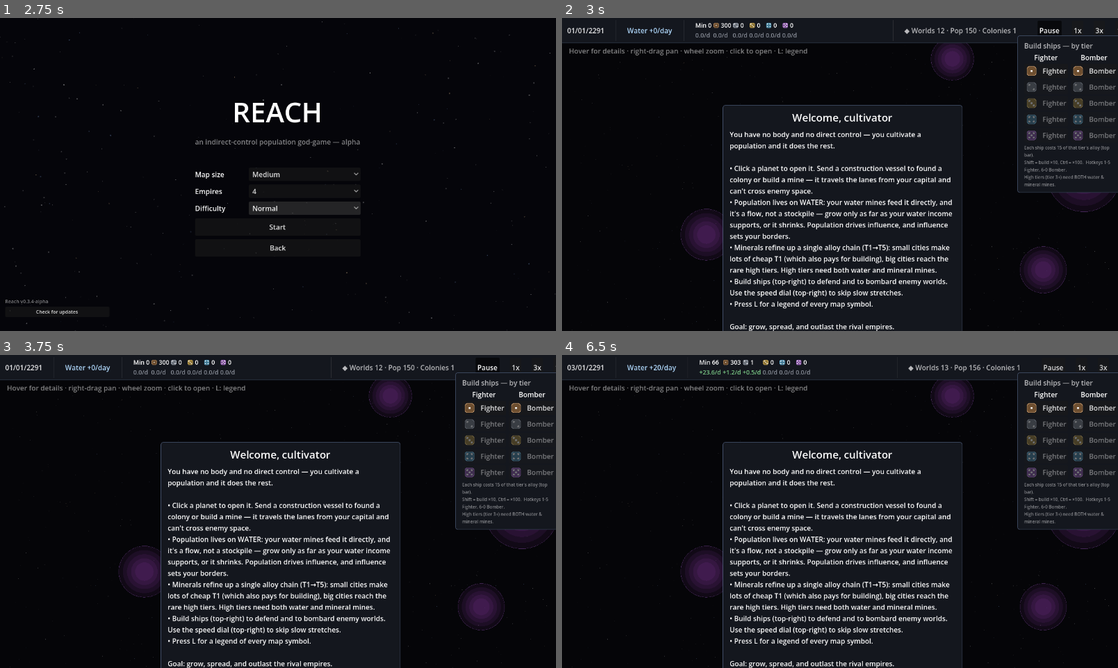
Above: before the commit, frames 1-4 (two rows, left to right).
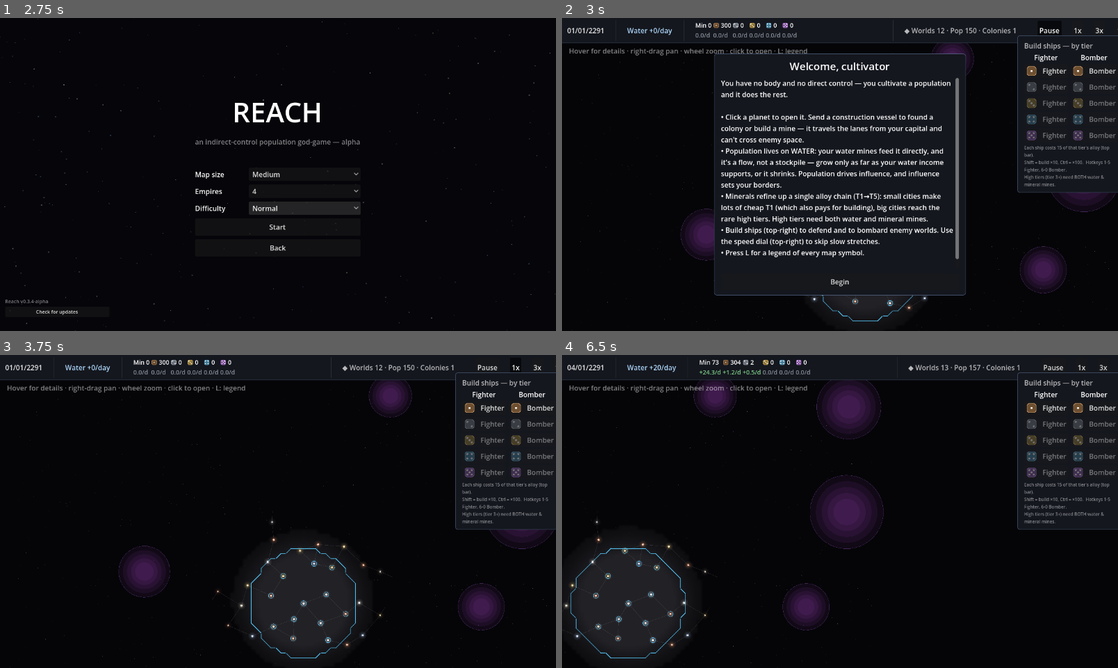
Above: after the commit, the same moments.

Repository: evyatarmitz/reach
Game: Godot game, scene res://menu/menu.tscn
Same seed, same stepped clock (60 frames per second), same inputs: the game is played once before the commit and once after it.
Inputs (mouse positions are in pixels of both pictures, inside the frame that each line leads up to):
- Up to frame 1 (2.75 s): click "New Game" at 0.5 s; click "Normal" at 1.25 s; click "Normal" at 2 s
- Up to frame 2 (3 s): click "Start" at 2.75 s
- Up to frame 3 (3.75 s): click (278, 617) at 3.5 s, where only the run after the commit has a clickable "Begin"
- Up to frame 4 (6.5 s): click "1x" at 4.25 s; click "3x" at 5 s; tap Enter at 5.75 s; move the mouse to (962, 495) at 5.77 s; hold Right from 5.78 s (still down); hold Ctrl from 5.78 s (still down); click (962, 495) at 5.92 s; tap Space at 6.02 s

Frame 1 is identical in both runs. In frame 2, 11% of the frame differs, in the area x 27-73%, y 11-100%; in frame 3, 6.3%; in frame 4, 16%, in the area x 0-100%, y 1-100%.

Commit message:
Widen --autoshot review harness; fix intro Begin button off-screen at 720p
Taught the --autoshot review harness three new poses so the review loop can cover
the situations it couldn't before: a live fleet battle (spawns an enemy fleet in the
home system and ticks once so _resolve_combat pins both sides and flags combat_at/
combat_kind — the Fleet panel then renders the full who-vs-who battle readout and the
map draws the clash marker), a content-heavy own-city panel, and the one-time intro
overlay. Saved as autoshot_battle.png / autoshot_colony.png / autoshot_intro.png.

The intro pose immediately surfaced a real blocker: at 1280x720 the welcome copy
(~510px) overflowed its fixed 320px card and pushed the "Begin" button — the only way
to dismiss the intro and start the game — off the bottom of the screen, with no scroll
to reach it. Fix: the intro body now lives in a height-capped ScrollContainer (540x440)
while the title and Begin button stay outside it, and the card is content-sized with
grow_*=BOTH, so Begin is always on-screen at any window size and the body scrolls.

Review triage logged in REVIEW_LOG.md (cycle 6): battle + colony green, intro red fixed,
one orange (O7: the always-open shipyard panel squeezes the selection panel's lane).
Also started IDEAS.md — design ideas gathered from seeing the game rendered.

Diff:
--- a/desktop/game/main.gd
+++ b/desktop/game/main.gd
@@ -1792,15 +1792,17 @@
 func _build_intro(layer: CanvasLayer) -> void:
 	intro_overlay = PanelContainer.new()
 	UiStyle.make_opaque(intro_overlay)
+	# Centered card, sized to its content. The body sits in a height-capped ScrollContainer
+	# (below) so the whole card can never grow past the viewport — otherwise, at 1280x720
+	# the welcome copy overflowed and pushed the "Begin" button off the bottom of the
+	# screen, leaving a new player unable to dismiss the intro and start the game.
 	intro_overlay.set_anchors_preset(Control.PRESET_CENTER)
 	intro_overlay.anchor_left = 0.5
 	intro_overlay.anchor_right = 0.5
 	intro_overlay.anchor_top = 0.5
 	intro_overlay.anchor_bottom = 0.5
-	intro_overlay.offset_left = -270
-	intro_overlay.offset_right = 270
-	intro_overlay.offset_top = -160
-	intro_overlay.offset_bottom = 160
+	intro_overlay.grow_horizontal = Control.GROW_DIRECTION_BOTH
+	intro_overlay.grow_vertical = Control.GROW_DIRECTION_BOTH
 	intro_overlay.visible = false
 	layer.add_child(intro_overlay)
 	var v := VBoxContainer.new()
@@ -1811,11 +1813,18 @@
 	title.horizontal_alignment = HORIZONTAL_ALIGNMENT_CENTER
 	title.add_theme_font_size_override("font_size", 24)
 	v.add_child(title)
+	# The body scrolls inside a fixed-height viewport; the title and Begin button stay
+	# outside it, so Begin is always on-screen regardless of copy length or window size.
+	var body_scroll := ScrollContainer.new()
+	body_scroll.horizontal_scroll_mode = ScrollContainer.SCROLL_MODE_DISABLED
+	body_scroll.custom_minimum_size = Vector2(540, 440)
+	v.add_child(body_scroll)
 	var body := Label.new()
 	body.autowrap_mode = TextServer.AUTOWRAP_WORD_SMART
-	body.custom_minimum_size = Vector2(520, 0)
+	body.custom_minimum_size = Vector2(540, 0)
+	body.size_flags_horizontal = Control.SIZE_EXPAND_FILL
 	body.text = "You have no body and no direct control — you cultivate a population and it does the rest.\n\n• Click a pl …(796 unchanged characters)…
-	v.add_child(body)
+	body_scroll.add_child(body)
 	var begin := Button.new()
 	begin.text = "Begin"
 	begin.custom_minimum_size = Vector2(0, 38)
@@ -2510,5 +2519,93 @@
 	await RenderingServer.frame_post_draw
 	await RenderingServer.frame_post_draw
 	get_viewport().get_texture().get_image().save_png("user://autoshot_zoom.png")
+	# Fourth shot: a content-heavy OWN-city panel — the worst case for panel overflow
+	# (established city + own mine + specialization + all three system structures still
+	# buildable = the most action buttons at once). This is what the panel ScrollContainer
+	# has to survive. The one-planet-per-node model means there's no multi-planet list to
+	# stress; max button count is the real stress case. Fund the empire so the structure
+	# buttons are ENABLED (not just visible), then pick a city whose system has no
+	# structures yet so depot/obs/transport all offer.
+	sim.empires[player_empire_id].nat[0] = 100000.0   # T1 alloys pay for structures
+	sim.empires[player_empire_id].minerals = 100000.0
+	var city_sys := -1
+	var city_pid := -1
+	for c in sim.colonies:
+		if c.empire_id != player_empire_id or not c.established:
+			continue
+		var sid: int = sim.planets[c.planet_id].system_id
+		var s: StarSystem = sim.systems[sid]
+		if s.depot_empire_id == -1 and s.obs_post_empire_id == -1 \
+				and s.transport_empire_id == -1:
+			city_sys = sid
+			city_pid = c.planet_id
+			break
+	if city_sys == -1:   # fallback: home city
+		city_sys = home.id
+		city_pid = home.planet_ids[0]
+	selected_fleet_id = -1
+	_hover_hold = false
+	view_system_id = city_sys
+	selected_planet_id = city_pid
+	_galaxy_cam_pos = sim.systems[city_sys].map_pos
+	_galaxy_cam_zoom = 1.0
+	_apply_camera()
+	_refresh_ui()
+	queue_redraw()
+	await RenderingServer.frame_post_draw
+	await RenderingServer.frame_post_draw
+	get_viewport().get_texture().get_image().save_png("user://autoshot_colony.png")
+	# Fifth shot: a LIVE FLEET BATTLE. Stage an enemy fleet in the player's home system so
+	# _resolve_combat pins both sides and flags combat_at/combat_kind, then show the galaxy
+	# with the player's fleet selected — the fleet panel renders the full who-vs-who battle
+	# readout + verdict, and the map draws the clash marker. Combat is a design pillar, so
+	# this is the highest-value coverage the harness was missing.
+	var enemy_id := -1
+	for eid in sim.empires:
+		if eid != player_empire_id:
+			enemy_id = eid
+			break
+	if enemy_id != -1:
+		var pf := sim._fleet_at(player_empire_id, home.id)
+		if pf.ship_count() == 0:
+			pf.fighters[2] += 16
+			pf.bombers[1] += 6
+		var ef := sim._fleet_at(enemy_id, home.id)
+		ef.fighters[2] += 10
+		ef.bombers[1] += 3
+		sim.tick(SimConstants.TICK_DAYS)   # resolves combat → combat_at/kind populate
+		_recompute_borders()
+		# The tick can merge/cull fleets, so re-find the player's stationary fleet at home.
+		selected_fleet_id = -1
+		for f in sim.fleets:
+			if f.empire_id == player_empire_id and f.system_id == home.id \
+					and not f.is_moving():
+				selected_fleet_id = f.id
+				break
+		view_system_id = -1
+		selected_planet_id = -1
+		_galaxy_cam_pos = home.map_pos
+		_galaxy_cam_zoom = 1.8
+		_apply_camera()
+		_refresh_ui()
+		queue_redraw()
+		await RenderingServer.frame_post_draw
+		await RenderingServer.frame_post_draw
+		get_viewport().get_texture().get_image().save_png("user://autoshot_battle.png")
+	# Sixth shot: the one-time intro overlay (shown on every new game). Pure UI over the
+	# galaxy — verifies the welcome copy fits its opaque panel and reads cleanly.
+	selected_fleet_id = -1
+	view_system_id = -1
+	selected_planet_id = -1
+	_galaxy_cam_pos = home.map_pos
+	_galaxy_cam_zoom = 1.4
+	_apply_camera()
+	_refresh_ui()
+	if intro_overlay != null:
+		intro_overlay.visible = true
+	queue_redraw()
+	await RenderingServer.frame_post_draw
+	await RenderingServer.frame_post_draw
+	get_viewport().get_texture().get_image().save_png("user://autoshot_intro.png")
 	print("autoshots saved: ", ProjectSettings.globalize_path("user://"))
 	get_tree().quit()
Not shown, added: artifacts/notes/IDEAS.md
Not shown, changed: artifacts/notes/INDEX.md
Not shown, changed: artifacts/notes/REVIEW_LOG.md
